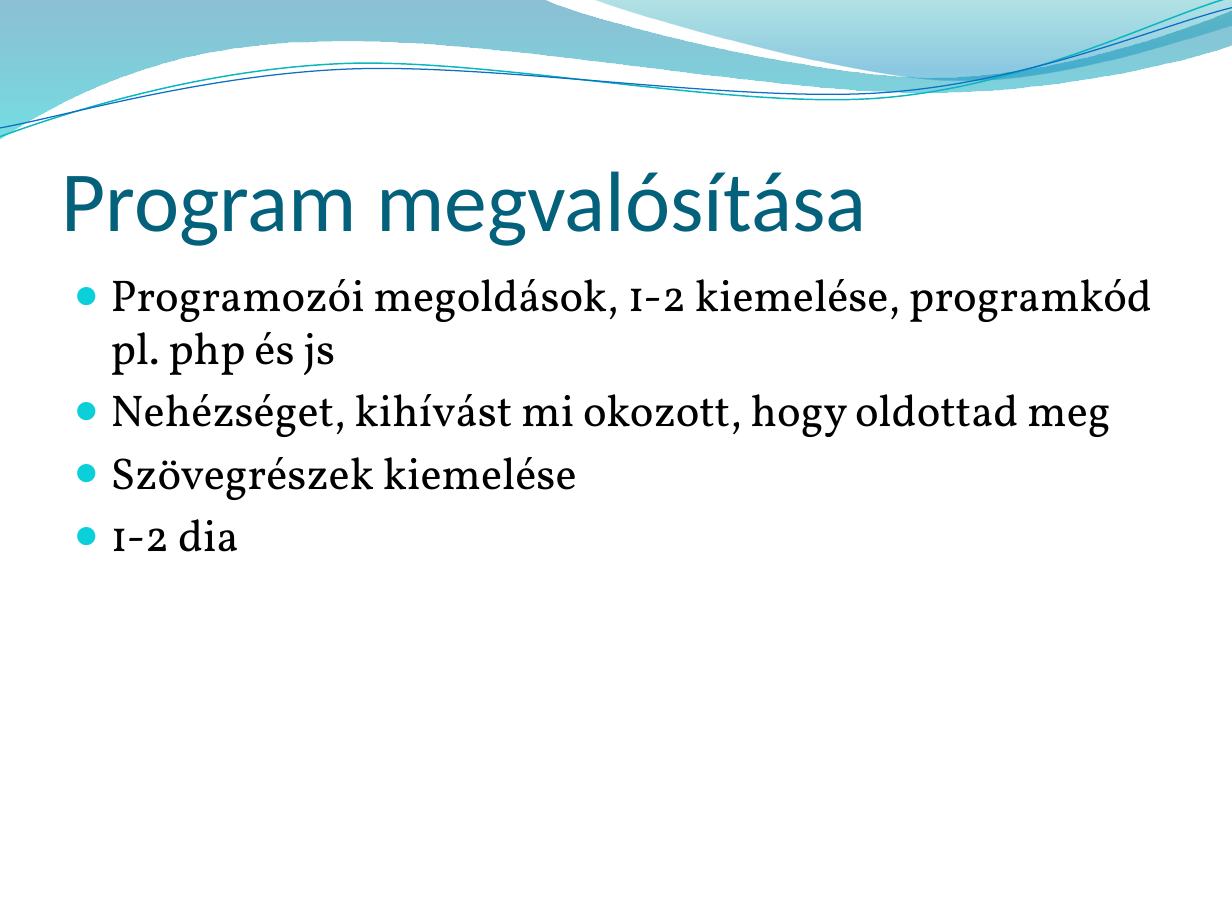
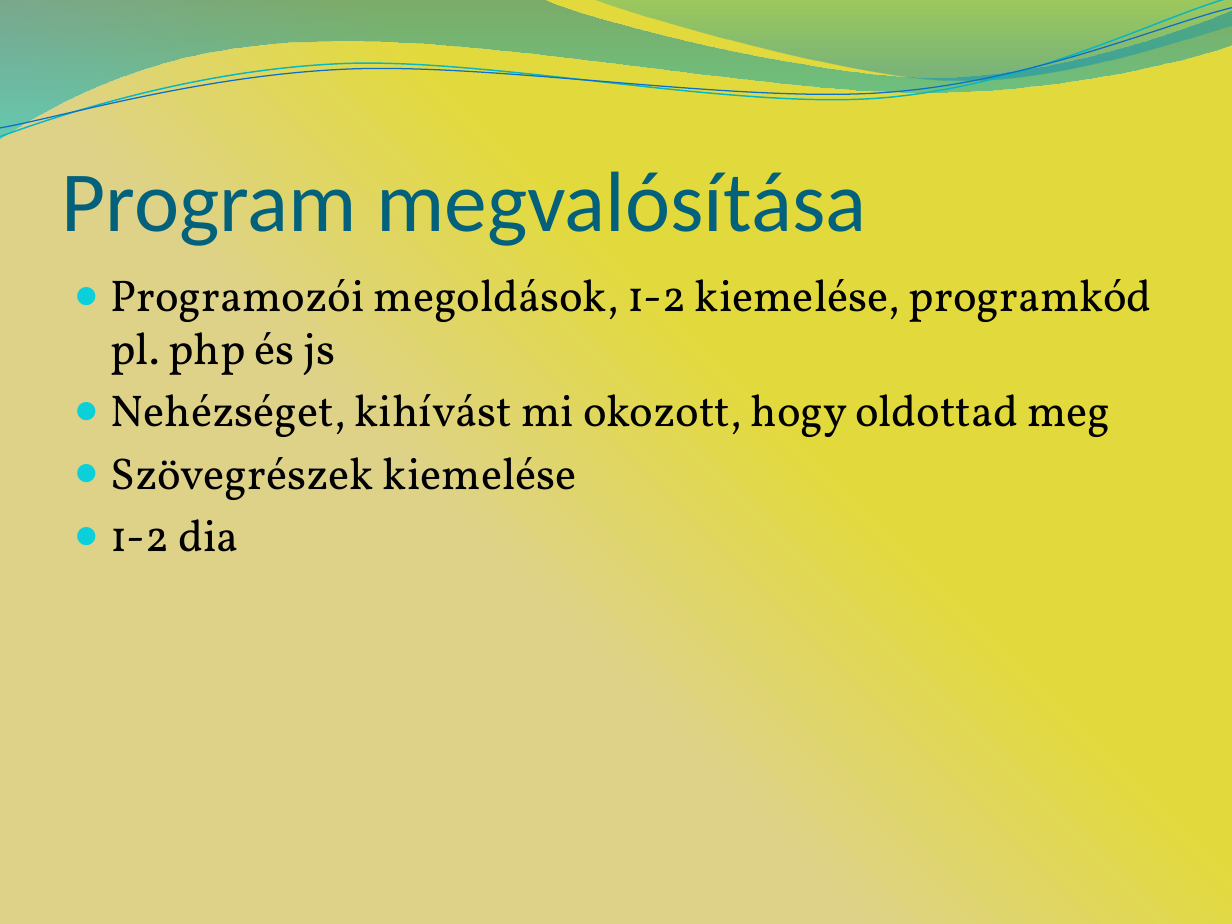
Before and after one commit to ProFreshCash/mobilfrontendanyagok, a slide deck: slide 5 of Varbirone_vedes_minta.pptx. Drawn at 1232x924 pixels with LibreOffice and Linux fonts; fonts in the diff are those of the drawing; background and template pictures are left out. Boxes give left, top, right and bottom in pixels: in the first picture for what was removed or moved away, otherwise in the second. Text is boxed around its words. In the diff, an @@ line names an element or a change of style, - is before the commit and + after.

```diff
--- a/Varbirone_vedes_minta.pptx
+++ b/Varbirone_vedes_minta.pptx
@@ background picture (left out) to gradient #DED288 to #E2DA3C @@
```
Also in this commit, not shown: 5 other slides changed, 1 other file.
